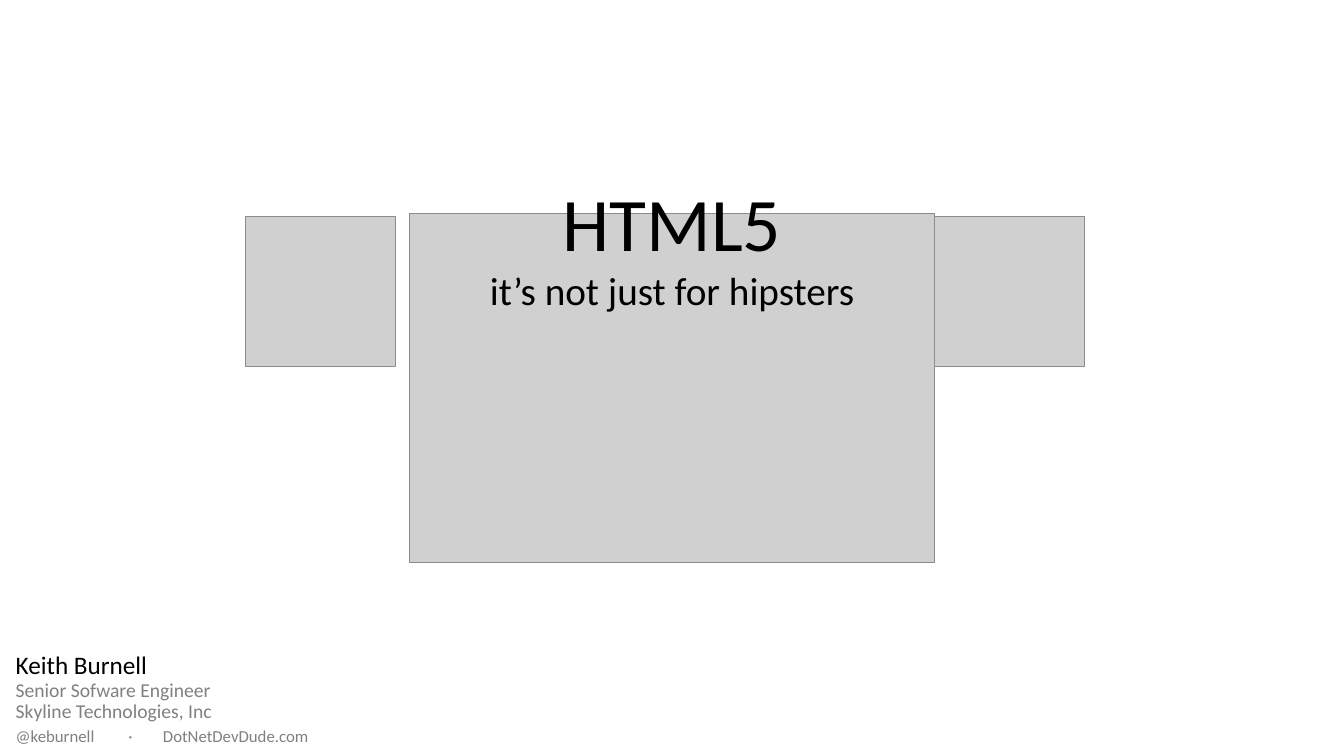
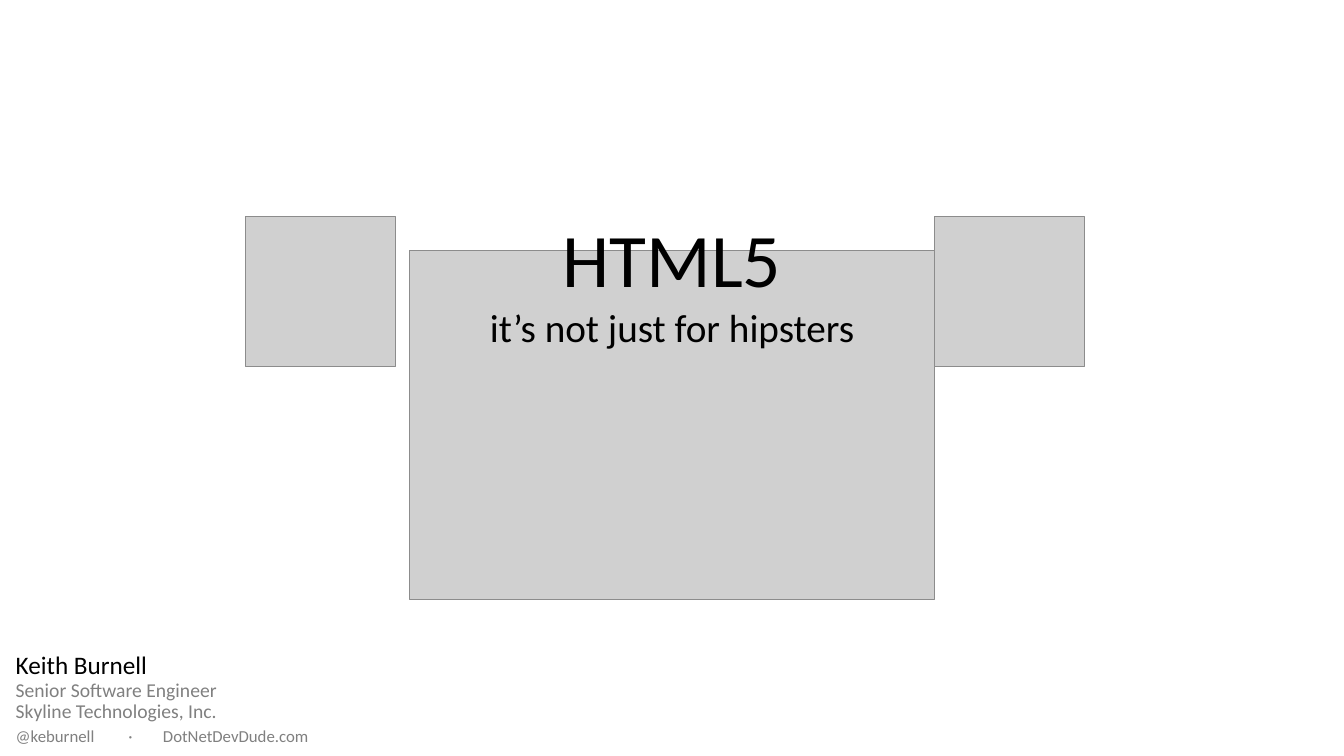
Before and after one commit to kburnell/HTML5-NotJustForHipsters, a slide deck: slide 1 of HTML5-ItsNotJustForHipsters_Widescreen.pptx. Drawn at 1344x756 pixels with LibreOffice and Linux fonts; fonts in the diff are those of the drawing; grey boxes stand for pictures; background and template pictures are left out. Boxes give left, top, right and bottom in pixels: in the first picture for what was removed or moved away, otherwise in the second. Text is boxed around its words. In the diff, an @@ line names an element or a change of style, - is before the commit and + after.

Commit message:
Fixed spelling error in slide master #DOH!

```diff
--- a/HTML5-ItsNotJustForHipsters_Widescreen.pptx
+++ b/HTML5-ItsNotJustForHipsters_Widescreen.pptx
@@ title "HTML5 it’s not just for ...": place and size @@
-title "HTML5 it’s not just for ..." at (490,188,854,312)
+title "HTML5 it’s not just for ..." at (490,225,854,349)
@@ picture: place and size @@
-picture at (409,214,935,563)
+picture at (409,251,935,600)
@@ text at (16,656,216,722): text changed @@
-Keith Burnell
-Senior Sofware Engineer
-Skyline Technologies, Inc
+Keith Burnell
+Senior Software Engineer
+Skyline Technologies, Inc.
```
Also in this commit, not shown: 1 other slide changed, 1 other file.
